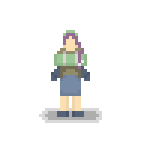
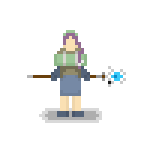
Two versions of the same layered image (w=144, h=144). Layer-by-layer changes:
added layer "weapon_staff_jeweled copy" above "Layer 1" over [27, 66, 126, 87]
